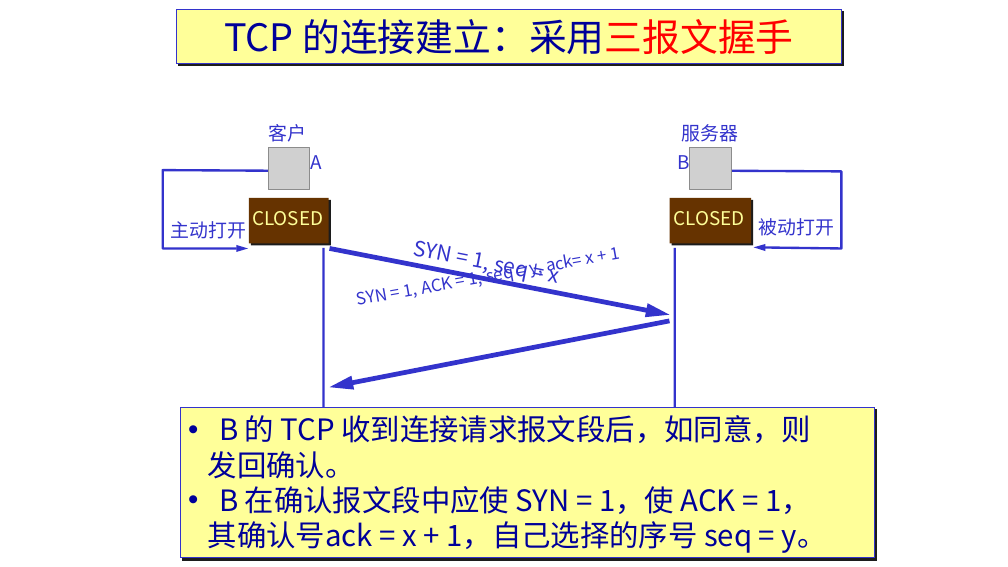
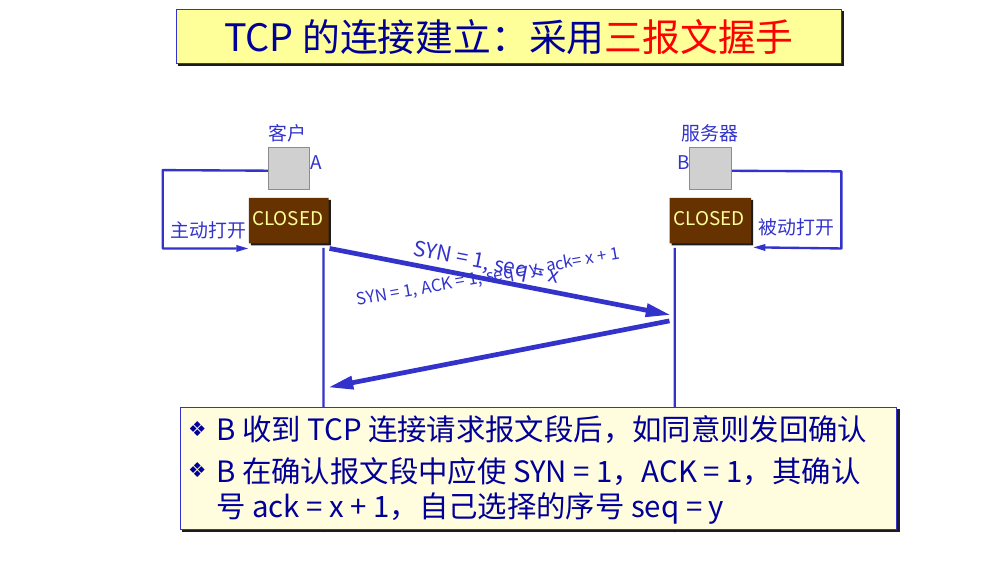
Before and after one commit to network-whu/2021, a slide deck: slide 195 of slides/instruction/05.pptx. Drawn at 1008x567 pixels with LibreOffice and Linux fonts; fonts in the diff are those of the drawing; grey boxes stand for pictures. Boxes give left, top, right and bottom in pixels: in the first picture for what was removed or moved away, otherwise in the second. Text is boxed around its words. In the diff, an @@ line names an element or a change of style, - is before the commit and + after.

```diff
--- a/slides/instruction/05.pptx
+++ b/slides/instruction/05.pptx
@@ rectangle "B 收到 TCP 连接请求报文段后，如同意则发回确认": place and size @@
-rectangle "B 收到 TCP 连接请求报文段后，如同意则发回确认" at [181, 408, 875, 558]
+rectangle "B 收到 TCP 连接请求报文段后，如同意则发回确认" at [181, 408, 898, 529]
@@ rectangle "B 收到 TCP 连接请求报文段后，如同意则发回确认" at [181, 408, 898, 529]: fill #FFFF99 to #FFFDDE @@
@@ text in rectangle at [216, 415, 867, 524]: text changed @@
-• B 的 TCP 收到连接请求报文段后，如同意，则
-发回确认。
-• B 在确认报文段中应使 SYN = 1，使 ACK = 1，
-其确认号ack = x + 1，自己选择的序号 seq = y。
+❖ B 收到 TCP 连接请求报文段后，如同意则发回确认
+❖ B 在确认报文段中应使 SYN = 1，ACK = 1，其确认号 ack = x + 1，自己选择的序号 seq = y
```
Also in this commit, not shown: 16 other slides changed, 1 other file.
